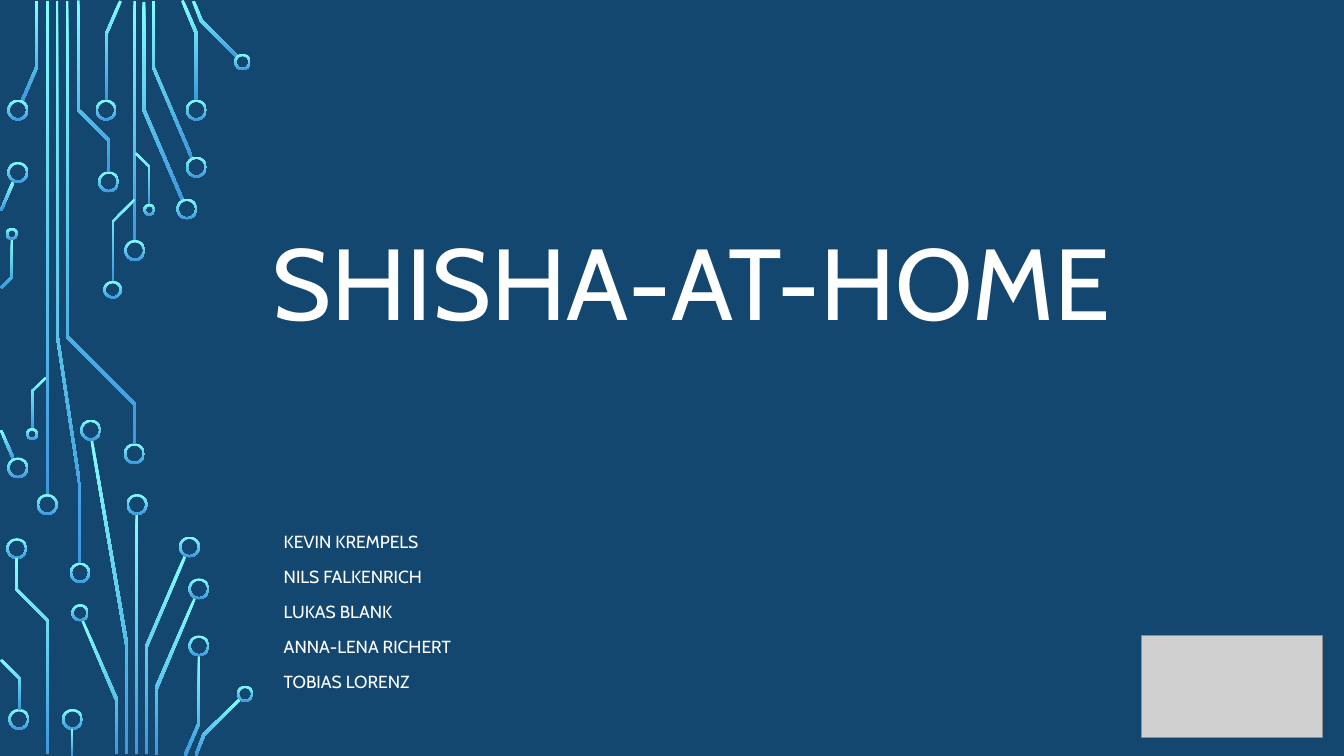
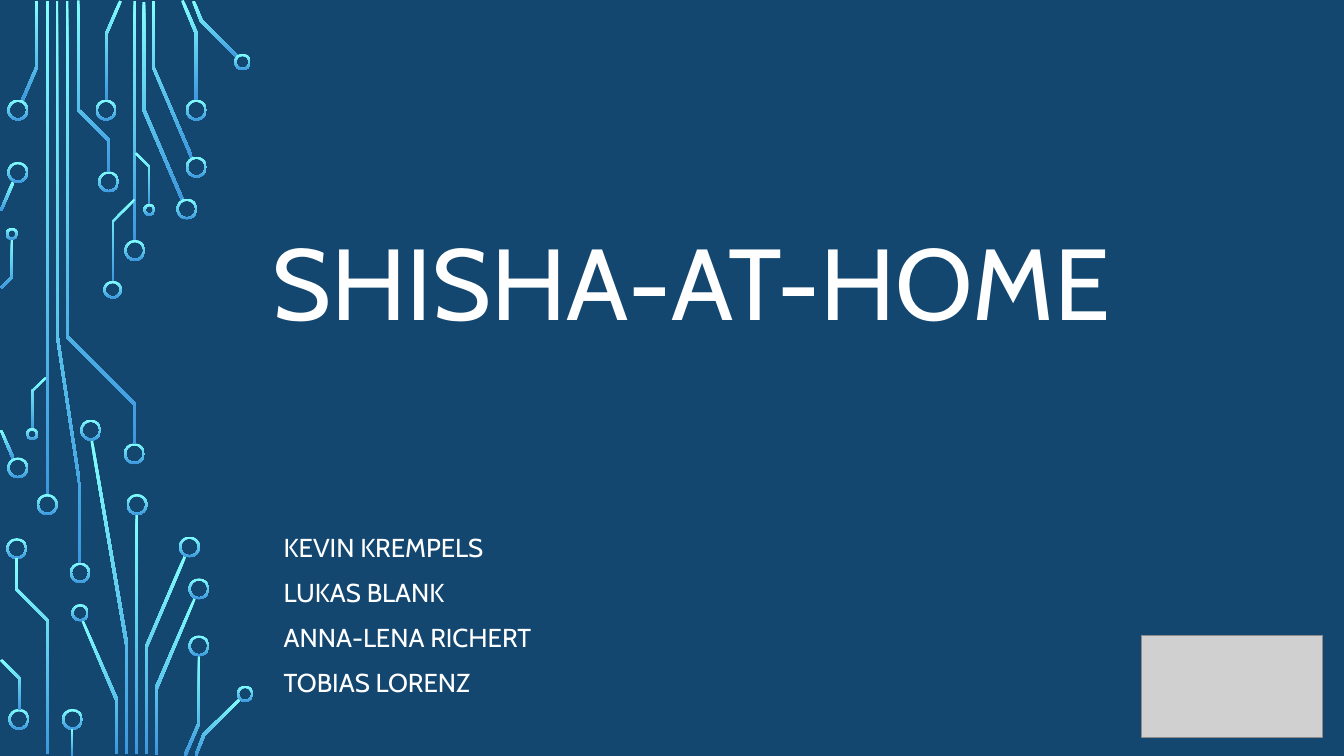
Before and after one commit to kevkre/SE2_Shisha-At-Home, a slide deck: slide 1 of Shisha-AT-Home.pptx. Drawn at 1344x756 pixels with LibreOffice and Linux fonts; fonts in the diff are those of the drawing; grey boxes stand for pictures; background and template pictures are left out. Boxes give left, top, right and bottom in pixels: in the first picture for what was removed or moved away, otherwise in the second. Text is boxed around its words. In the diff, an @@ line names an element or a change of style, - is before the commit and + after.

Commit message:
Präsentation

```diff
--- a/Shisha-AT-Home.pptx
+++ b/Shisha-AT-Home.pptx
@@ subtitle "KEVIN KREMPELS" at (284,538,531,693): size 12.5 to 18.5 pt @@
@@ subtitle at (284,570,422,584): paragraph removed @@
-NILS FALKENRICH
```
Also in this commit, not shown: 7 slides added, 4 slides removed, 4 other files.
